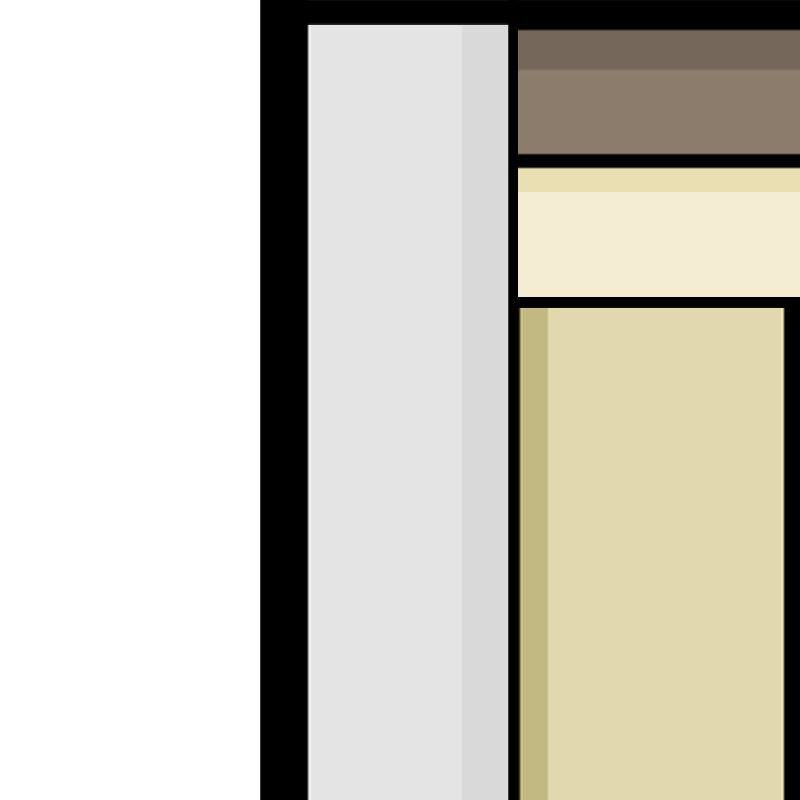
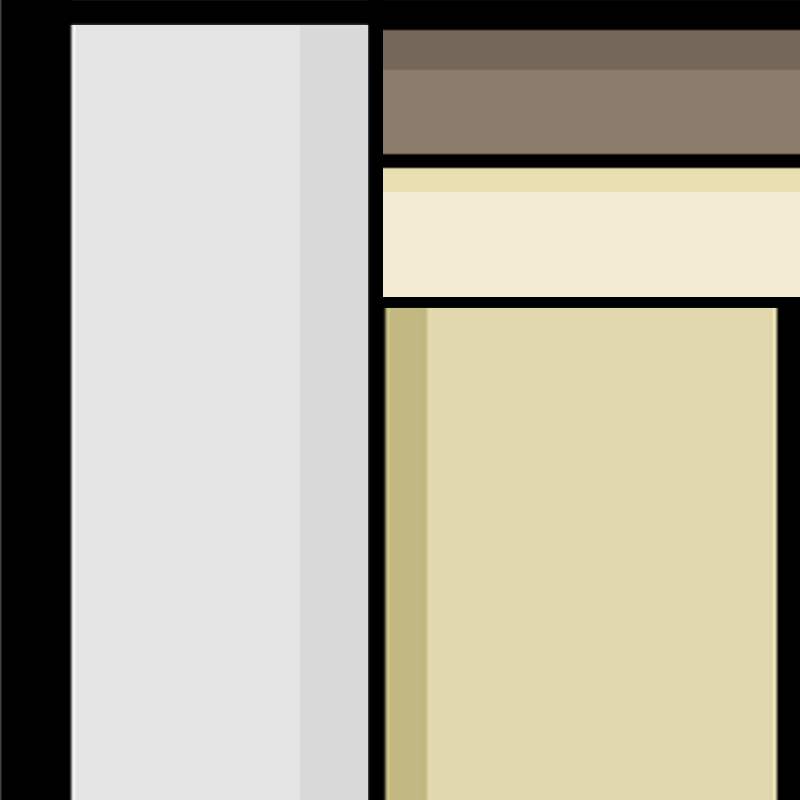
Before/after of a (800, 800) layered artwork. What changed in the layer stack:
painted on "Layer 5" over [300, 25, 508, 800]
painted on "Layer 3" over [383, 0, 518, 308]
painted on "Layer 2" over [65, 0, 518, 25]
painted on "Layer 0" over [0, 0, 785, 800]
